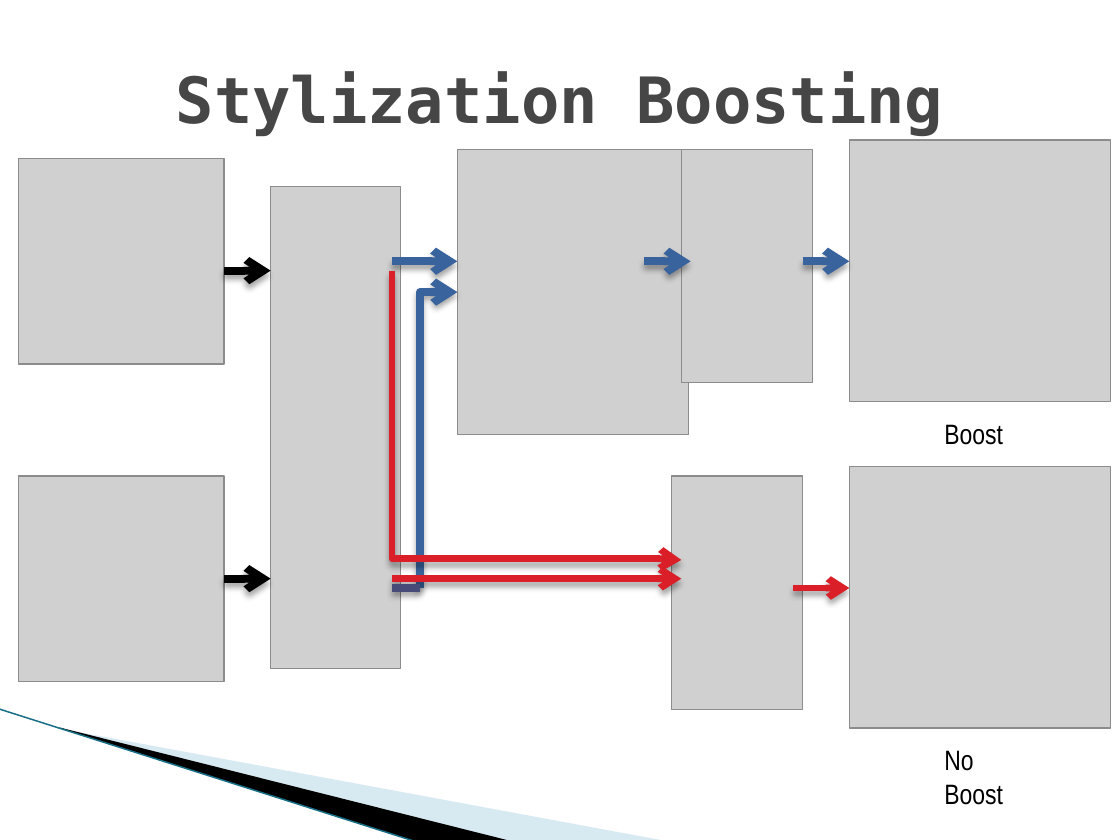
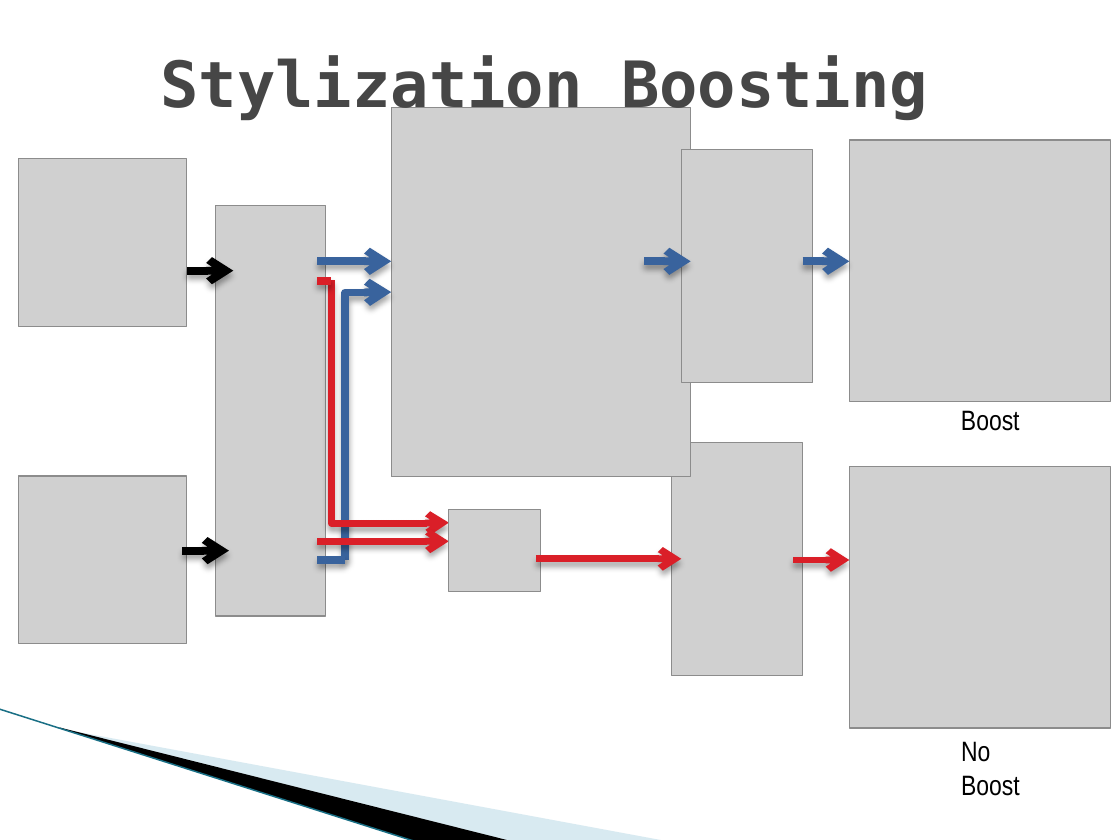
Before and after one commit to eyalw711/universal_style_transfer, a slide deck: slide 6 of ppt/Universal Style transfer via Feature Transform.pptx. Drawn at 1120x840 pixels with LibreOffice and Linux fonts; fonts in the diff are those of the drawing; grey boxes stand for pictures; background and template pictures are left out. Boxes give left, top, right and bottom in pixels: in the first picture for what was removed or moved away, otherwise in the second. Text is boxed around its words. In the diff, an @@ line names an element or a change of style, - is before the commit and + after.

```diff
--- a/ppt/Universal Style transfer via Feature Transform.pptx
+++ b/ppt/Universal Style transfer via Feature Transform.pptx
@@ title "Stylization Boosting": place and size @@
-title "Stylization Boosting" at [176,71,943,136]
+title "Stylization Boosting" at [160,55,928,120]
@@ picture: place and size @@
-picture at [457,149,689,435]
+picture at [391,108,690,477]
@@ picture: place and size @@
-picture at [19,159,224,364]
+picture at [19,159,187,327]
@@ picture: place and size @@
-picture at [271,187,401,669]
+picture at [215,205,326,616]
@@ arrow moved from (392, 261) - (457, 261) to (317, 261) - (391, 261) @@
@@ arrow moved from (224, 271) - (271, 271) to (187, 271) - (233, 271) @@
@@ line added from (317, 281) to (332, 281), #DA1F28 5 pt @@
@@ elbow arrow moved from (392, 271) - (681, 560) to (332, 280) - (449, 523) @@
@@ elbow arrow moved from (420, 588) - (457, 292) to (345, 560) - (391, 292) @@
@@ text "Boost": place and size @@
-text "Boost" at [944,424,1003,445]
+text "Boost" at [961,410,1020,431]
@@ picture: place and size @@
-picture at [671,476,802,709]
+picture at [671,442,802,675]
@@ picture: place and size @@
-picture at [19,476,224,681]
+picture at [19,476,187,644]
@@ picture added at [449,510,541,591] @@
@@ arrow moved from (224, 579) - (271, 579) to (183, 551) - (228, 551) @@
@@ arrow moved from (392, 579) - (681, 579) to (317, 541) - (449, 541) @@
@@ line moved from (392, 588) - (420, 588) to (317, 560) - (345, 560) @@
@@ line (317, 560) - (345, 560): stroke #474B78 5 pt to #39639D 5 pt @@
@@ arrow added from (535, 559) to (681, 559), #DA1F28 4.33 pt @@
@@ arrow moved from (793, 588) - (849, 588) to (793, 560) - (849, 560) @@
@@ text "No Boost": place and size @@
-text "No Boost" at [944,750,1003,805]
+text "No Boost" at [961,741,1020,796]
```
Also in this commit, not shown: 2 other slides changed, 1 other file.
